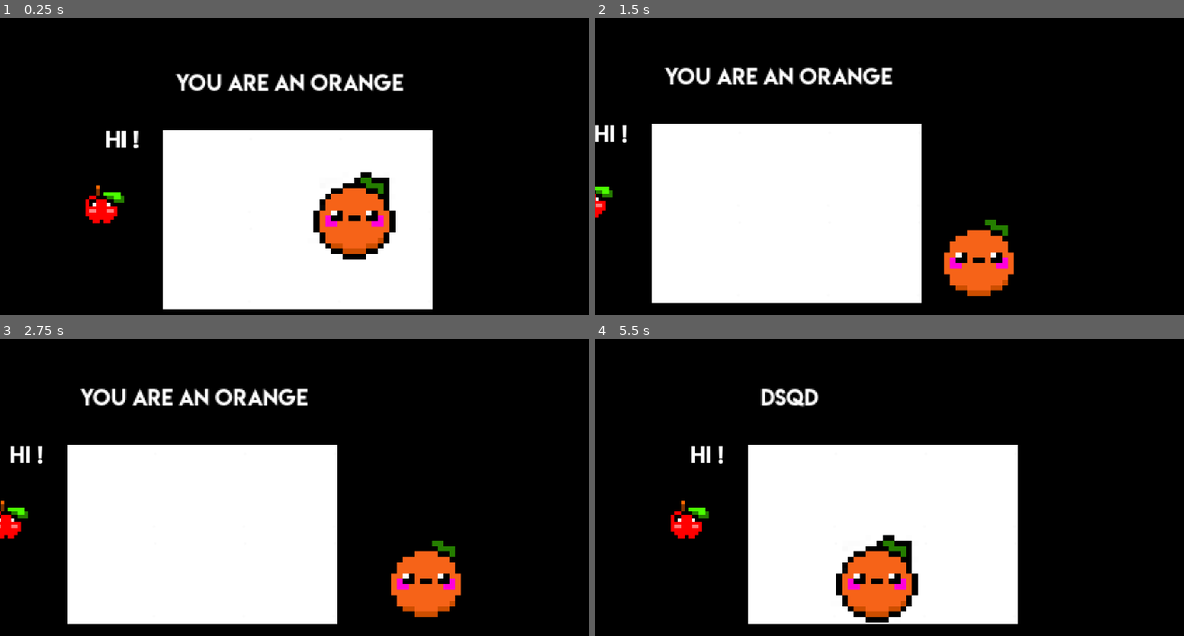
Above: before the commit, frames 1-4 (two rows, left to right).
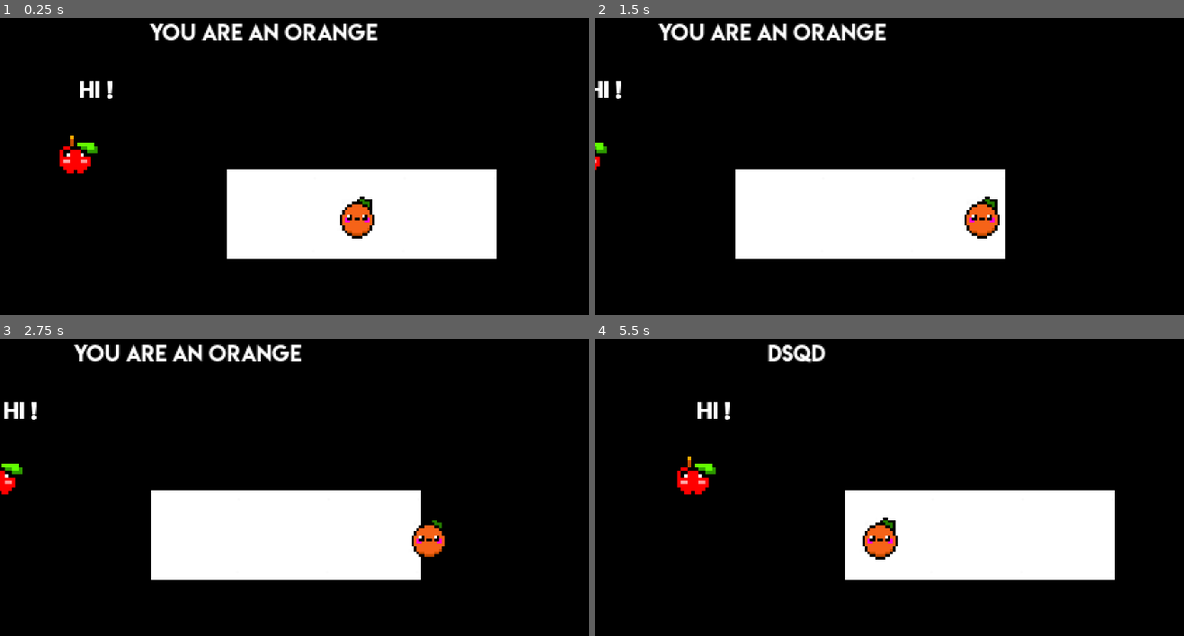
Above: after the commit, the same moments.

Repository: Alkouille/Evolve
Game: Godot game, scene res://Scene/Map.tscn
Two runs of this game, one before a commit and one after it. Both use one fixed random seed, a clock stepped at 60 frames per second and the inputs below.
Inputs:
- Up to frame 1 (0.25 s): no input
- Up to frame 2 (1.5 s): tap Enter at 0.5 s; hold D (WalkRight) 0.53-1.28 s; hold Q (WalkLeft) from 1.28 s (still down)
- Up to frame 3 (2.75 s): release Q (WalkLeft) at 2.03 s; hold D (WalkRight) from 2.03 s (still down)
- Up to frame 4 (5.5 s): release D (WalkRight) at 3.53 s; hold Q (WalkLeft) from 3.53 s (still down)

The runs differ from the first frame. In frame 1, 28% of the frame differs, in the area x 10-85%, y 1-99%; in frame 2, 27%; in frame 3, 28%, in the area x 0-79%, y 1-97%; in frame 4, 27%.

Commit message:
Edit Map Scene

Diff:
--- a/Scene/Map.tscn
+++ b/Scene/Map.tscn
@@ -1,17 +1,18 @@
-[gd_scene load_steps=7 format=2]
+[gd_scene load_steps=8 format=2]
 
 [ext_resource path="res://Script/Map.gd" type="Script" id=1]
 [ext_resource path="res://Scene/TileMap.tscn" type="PackedScene" id=2]
-[ext_resource path="res://Scene/Apple.tscn" type="PackedScene" id=3]
-[ext_resource path="res://Scene/Player.tscn" type="PackedScene" id=4]
-[ext_resource path="res://font/LemonMilk.otf" type="DynamicFontData" id=5]
+[ext_resource path="res://fx/light.png" type="Texture" id=3]
+[ext_resource path="res://Scene/Apple.tscn" type="PackedScene" id=4]
+[ext_resource path="res://Scene/Player.tscn" type="PackedScene" id=5]
+[ext_resource path="res://font/LemonMilk.otf" type="DynamicFontData" id=6]
 
 [sub_resource type="DynamicFont" id=1]
 
 size = 15
 use_mipmaps = true
 use_filter = false
-font_data = ExtResource( 5 )
+font_data = ExtResource( 6 )
 _sections_unfolded = [ "Font", "Font/fallback", "Resource", "Settings" ]
 
 [node name="Map" type="Node2D" index="0"]
@@ -21,25 +22,51 @@
 
 [node name="TileMap" parent="." index="0" instance=ExtResource( 2 )]
 
-tile_data = PoolIntArray( 65535, 2, 0, 0, 3, 0, 1, 1, 0, 131071, 1, 0, 65536, 1, 0, 65537, 1, 0 )
+tile_data = PoolIntArray( 65536, 1, 0, 65537, 1, 0, 65538, 1, 0 )
 
-[node name="Apple" parent="." index="1" instance=ExtResource( 3 )]
+[node name="Light2D" type="Light2D" parent="." index="1"]
+
+position = Vector2( -211.057, -57.6796 )
+enabled = true
+editor_only = false
+texture = ExtResource( 3 )
+offset = Vector2( 0, 0 )
+texture_scale = 3.0
+color = Color( 1, 1, 1, 1 )
+energy = 2.0
+mode = 0
+range_height = 0.0
+range_z_min = -1024
+range_z_max = 1024
+range_layer_min = 0
+range_layer_max = 0
+range_item_cull_mask = 1
+shadow_enabled = false
+shadow_color = Color( 0, 0, 0, 0 )
+shadow_buffer_size = 2048
+shadow_gradient_length = 0.0
+shadow_filter = 0
+shadow_filter_smooth = 0.0
+shadow_item_cull_mask = 1
+
+[node name="Apple" parent="." index="2" instance=ExtResource( 4 )]
 
 position = Vector2( -105.322, 55.6829 )
 scale = Vector2( 0.652145, 0.595453 )
 
-[node name="Player" parent="." index="2" instance=ExtResource( 4 )]
+[node name="Player" parent="." index="3" instance=ExtResource( 5 )]
 
-position = Vector2( 72.7055, 62.7778 )
+position = Vector2( 93.1087, 99.0396 )
+scale = Vector2( 0.434338, 0.476417 )
 
-[node name="Timer" type="Timer" parent="." index="3"]
+[node name="Timer" type="Timer" parent="." index="4"]
 
 process_mode = 1
 wait_time = 4.0
 one_shot = false
 autostart = false
 
-[node name="Intro" type="RichTextLabel" parent="." index="4"]
+[node name="Intro" type="RichTextLabel" parent="." index="5"]
 
 anchor_left = 0.0
 anchor_top = 0.0
